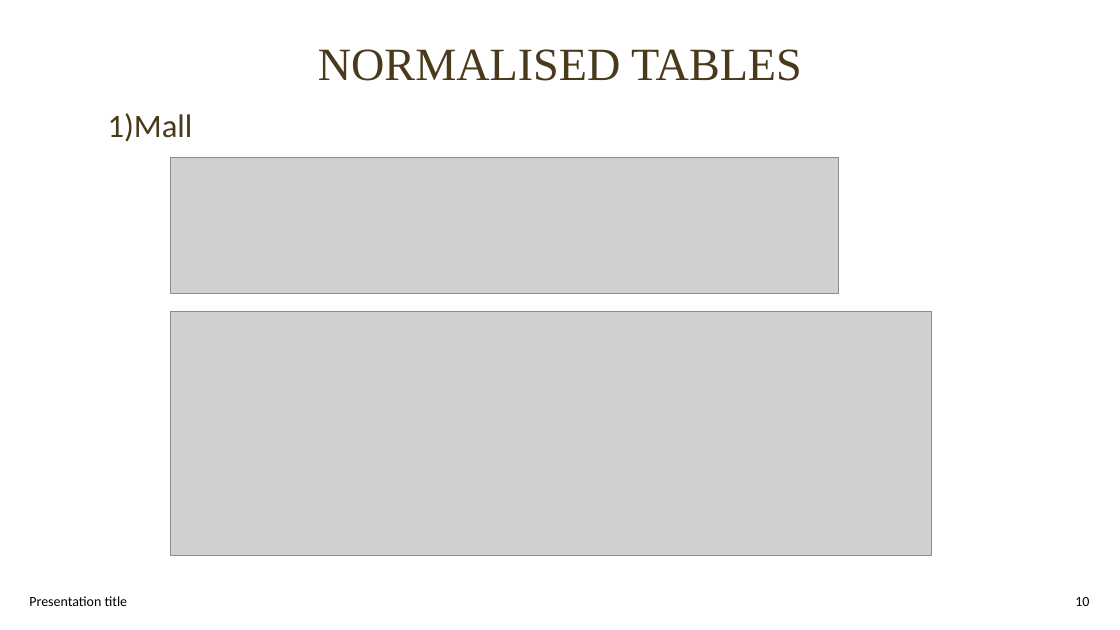
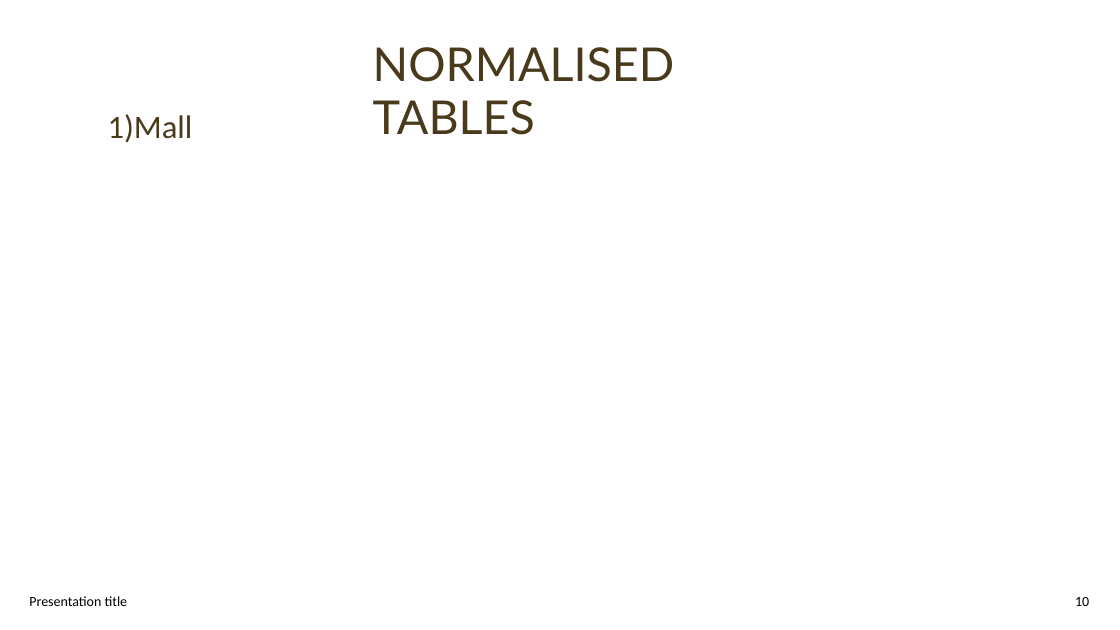
Before and after one commit to Bharadwaj721/Mall-Management-Database-System, a slide deck: slide 10 of DBMS PROJECT.pptx. Drawn at 1120x630 pixels with LibreOffice and Linux fonts; fonts in the diff are those of the drawing; grey boxes stand for pictures; background and template pictures are left out. Boxes give left, top, right and bottom in pixels: in the first picture for what was removed or moved away, otherwise in the second. Text is boxed around its words. In the diff, an @@ line names an element or a change of style, - is before the commit and + after.

```diff
--- a/DBMS PROJECT.pptx
+++ b/DBMS PROJECT.pptx
@@ text "NORMALISED TABLES": place and size @@
-text "NORMALISED TABLES" at (318,49,802,81)
+text "NORMALISED TABLES" at (373,47,675,135)
@@ text "NORMALISED TABLES" at (373,47,675,135): size 39.6 to 40 pt, font Times New Roman to Lato; alignment centre to left; line spacing 0.9 to 45.4pt; vertical alignment middle to top @@
@@ text "1)Mall" at (108,114,193,143): line spacing 0.9 to 28pt; less space between paragraphs @@
@@ picture removed at (171,158,839,294) @@
@@ picture removed at (171,311,932,555) @@
@@ text "10" at (1075,597,1089,606): alignment right to left; line spacing 1 to 12pt; vertical alignment middle to top @@
```
Also in this commit, not shown: 29 other slides changed, 1 slide added, 1 slide removed.
